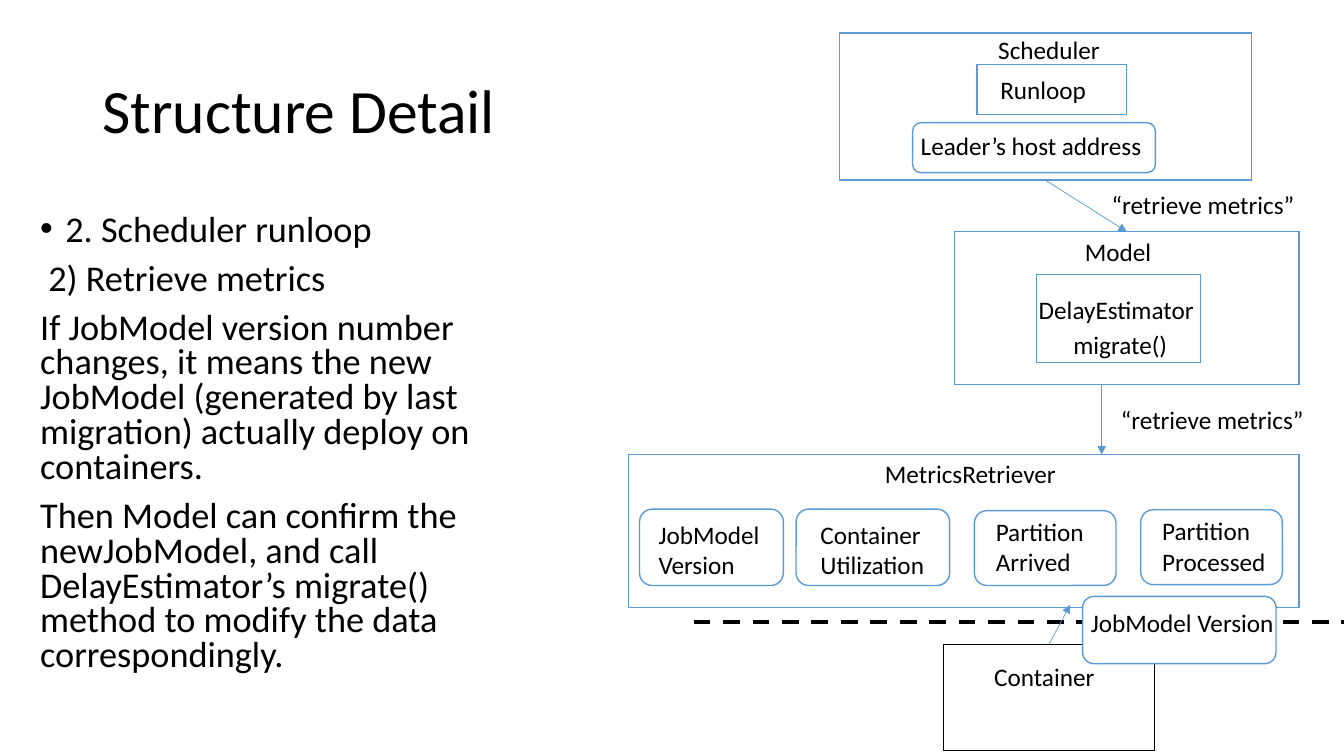
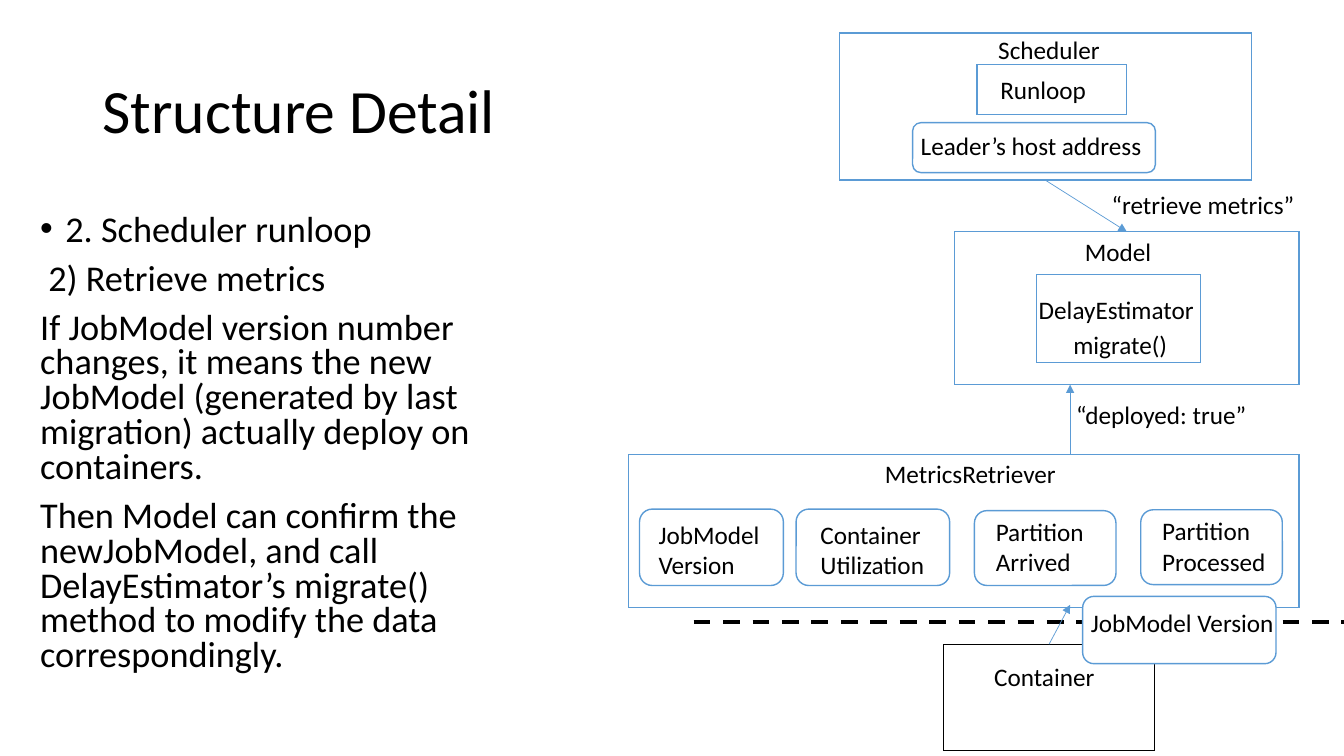
Before and after one commit to Swrrt/Samza-Documents, a slide deck: slide 77 of Documentation/DelayGuaranteeStructure.pptx (slide 19 before the commit). Drawn at 1344x756 pixels with LibreOffice and Linux fonts; fonts in the diff are those of the drawing. Boxes give left, top, right and bottom in pixels: in the first picture for what was removed or moved away, otherwise in the second. Text is boxed around its words. In the diff, an @@ line names an element or a change of style, - is before the commit and + after.

```diff
--- a/Documentation/DelayGuaranteeStructure.pptx
+++ b/Documentation/DelayGuaranteeStructure.pptx
@@ arrow moved from (1102, 385) - (1102, 455) to (1071, 454) - (1071, 385) @@
@@ text added at [1076, 406, 1246, 428], 18 pt, text #000000 @@
+“deployed: true”
@@ text removed at [1121, 411, 1303, 430] @@
-“retrieve metrics”
```
Also in this commit, not shown: 14 other slides changed, 58 slides added, 10 slides removed.
